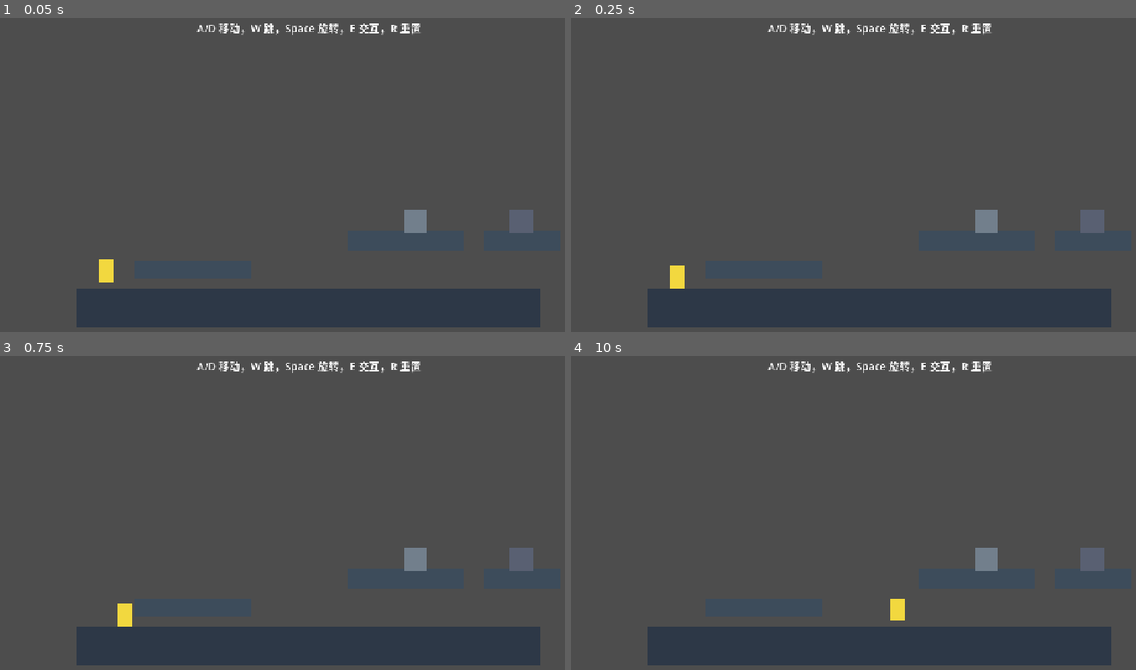
Above: before the commit, frames 1-4 (two rows, left to right).
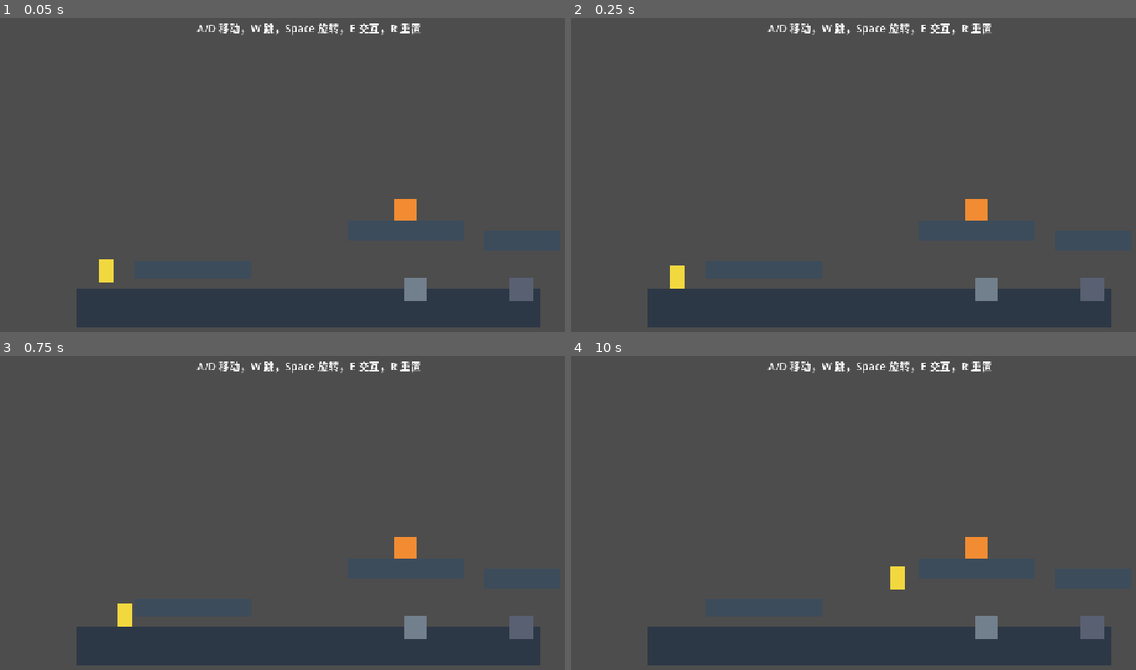
Above: after the commit, the same moments.

Repository: SilasSu114/panda-guard-protocol
Game: Godot game, scene res://scenes/main.tscn
The game is run twice, just before and just after one commit, with the same random seed, the same clock (stepped at 60 frames per second) and the same inputs.
Inputs:
- Up to frame 1 (0.05 s): no input
- Up to frame 2 (0.25 s): no input
- Up to frame 3 (0.75 s): tap Enter at 0.5 s; hold D (move_right) from 0.53 s (still down); tap E (interact) at 0.6 s
- Up to frame 4 (10 s): tap W (jump) at 0.77, 1.52, 3.02, 3.77, 4.52, 6.02, 6.77, 7.52, 9.02, 9.77 s; tap E (interact) at 1.35, 2.3, 2.85, 3.6, 4.55, 5.1, 5.85, 6.8, 7.35, 8.1, 9.05, 9.6 s; release D (move_right) at 2.03 s; hold A (move_left) 2.03-2.78 s; hold Space (rotate) 2.03-2.78 s; tap R (reset) at 2.75, 5, 5.75, 7.25 s; hold D (move_right) 2.78-4.28 s; hold A (move_left) 4.28-5.03 s; tap Space (rotate) at 4.35, 8.85 s; hold D (move_right) 5.03-5.78 s; hold A (move_left) 5.78-7.28 s; hold Space (rotate) 6.53-7.28 s; hold D (move_right) 7.28-9.53 s; hold A (move_left) from 9.53 s (still down)

The runs differ from the first frame. In frame 1, 1.4% of the frame differs, in the area x 69-95%, y 57-91%; in frame 2, 1.4%; in frame 3, 1.4%; in frame 4, 1.8%, in the area x 56-95%, y 57-91%.

Commit message:
Build v0.2 box puzzle level

Diff:
--- a/project.godot
+++ b/project.godot
@@ -1,10 +1,18 @@
+; Engine configuration file.
+; It's best edited using the editor UI and not directly,
+; since the parameters that go here are not all obvious.
+;
+; Format:
+;   [section] ; section goes between []
+;   param=value ; assign values to parameters
+
 config_version=5
 
 [application]
 
 config/name="熊猫卫士：逆转协议"
 run/main_scene="res://scenes/main.tscn"
-config/features=PackedStringArray("4.7", "2D")
+config/features=PackedStringArray("4.7")
 config/icon="res://icon.svg"
 
 [display]
@@ -12,7 +20,6 @@
 window/size/viewport_width=1280
 window/size/viewport_height=720
 window/stretch/mode="canvas_items"
-window/stretch/aspect="keep"
 
 [input]
 
--- /dev/null
+++ b/scenes/box.tscn
@@ -0,0 +1,16 @@
+[gd_scene load_steps=3 format=3]
+
+[ext_resource type="Script" path="res://scripts/box.gd" id="1"]
+
+[sub_resource type="RectangleShape2D" id="RectangleShape2D_box"]
+size = Vector2(48, 48)
+
+[node name="Box" type="CharacterBody2D" groups=["box"]]
+script = ExtResource("1")
+
+[node name="CollisionShape2D" type="CollisionShape2D" parent="."]
+shape = SubResource("RectangleShape2D_box")
+
+[node name="Visual" type="Polygon2D" parent="."]
+color = Color(0.95, 0.55, 0.2, 1)
+polygon = PackedVector2Array(-24, -24, 24, -24, 24, 24, -24, 24)
--- a/scenes/main.tscn
+++ b/scenes/main.tscn
@@ -4,6 +4,7 @@
 [ext_resource type="PackedScene" path="res://scenes/player.tscn" id="2"]
 [ext_resource type="PackedScene" path="res://scenes/switch.tscn" id="3"]
 [ext_resource type="PackedScene" path="res://scenes/exit.tscn" id="4"]
+[ext_resource type="PackedScene" path="res://scenes/box.tscn" id="5"]
 
 [sub_resource type="RectangleShape2D" id="RectangleShape2D_floor"]
 size = Vector2(960, 80)
@@ -44,7 +45,7 @@
 polygon = PackedVector2Array(-120, -20, 120, -20, 120, 20, -120, 20)
 
 [node name="PlatformB" type="StaticBody2D" parent="LevelRoot"]
-position = Vector2(200, 120)
+position = Vector2(200, 100)
 
 [node name="CollisionShape2D" type="CollisionShape2D" parent="LevelRoot/PlatformB"]
 shape = SubResource("RectangleShape2D_platform_b")
@@ -66,11 +67,14 @@
 [node name="Player" parent="LevelRoot" instance=ExtResource("2")]
 position = Vector2(-420, 180)
 
+[node name="Box" parent="LevelRoot" instance=ExtResource("5")]
+position = Vector2(200, 60)
+
 [node name="Switch" parent="LevelRoot" instance=ExtResource("3")]
-position = Vector2(220, 80)
+position = Vector2(220, 220)
 
 [node name="Exit" parent="LevelRoot" instance=ExtResource("4")]
-position = Vector2(440, 80)
+position = Vector2(440, 220)
 
 [node name="UI" type="CanvasLayer" parent="."]
 
--- /dev/null
+++ b/scripts/box.gd
@@ -0,0 +1,23 @@
+extends CharacterBody2D
+
+const GRAVITY := 1600.0
+const PUSH_SPEED := 180.0
+const PUSH_ACCEL := 1600.0
+
+var push_velocity := 0.0
+
+func _physics_process(delta: float) -> void:
+	var target_velocity := push_velocity
+	push_velocity = 0.0
+
+	if not is_on_floor():
+		velocity.y += GRAVITY * delta
+
+	velocity.x = move_toward(velocity.x, target_velocity, PUSH_ACCEL * delta)
+	move_and_slide()
+
+	if is_on_floor():
+		velocity.y = 0.0
+
+func push(direction: float) -> void:
+	push_velocity = direction * PUSH_SPEED
--- a/scripts/main.gd
+++ b/scripts/main.gd
@@ -8,6 +8,7 @@
 
 func _ready() -> void:
 	$LevelRoot/Switch.activated.connect($LevelRoot/Exit.set_open)
+	$LevelRoot/Switch.activated.connect(_on_switch_activated)
 	$LevelRoot/Exit.completed.connect(_on_level_completed)
 	$LevelRoot/Exit.blocked.connect(_on_exit_blocked)
 
@@ -30,5 +31,8 @@
 	player.frozen = true
 	message_label.text = "通关！"
 
+func _on_switch_activated(_active: bool) -> void:
+	message_label.text = "把箱子推到开关上"
+
 func _on_exit_blocked() -> void:
 	message_label.text = "出口还没开"
--- a/scripts/player.gd
+++ b/scripts/player.gd
@@ -28,3 +28,8 @@
 		velocity.y += GRAVITY * delta
 
 	move_and_slide()
+
+	for i in get_slide_collision_count():
+		var collider = get_slide_collision(i).get_collider()
+		if collider and collider.has_method("push"):
+			collider.push(direction)
--- a/scripts/switch.gd
+++ b/scripts/switch.gd
@@ -9,17 +9,17 @@
 @onready var prompt_label: Label = $PromptLabel
 
 func _physics_process(_delta: float) -> void:
-	var player_inside := _player_inside()
-	prompt_label.visible = player_inside
+	var box_inside := _box_inside()
+	prompt_label.visible = box_inside
 
-	if player_inside and Input.is_action_just_pressed("interact"):
-		is_active = not is_active
+	if box_inside != is_active:
+		is_active = box_inside
 		_update_visuals()
 		activated.emit(is_active)
 
-func _player_inside() -> bool:
+func _box_inside() -> bool:
 	for body in get_overlapping_bodies():
-		if body.is_in_group("player"):
+		if body.is_in_group("box"):
 			return true
 	return false
 
Not shown, added: icon.svg.import
Not shown, added: scripts/exit.gd.uid
Not shown, added: scripts/main.gd.uid
Not shown, added: scripts/player.gd.uid
Not shown, added: scripts/switch.gd.uid
Not shown, changed: GLOSSARY.md
